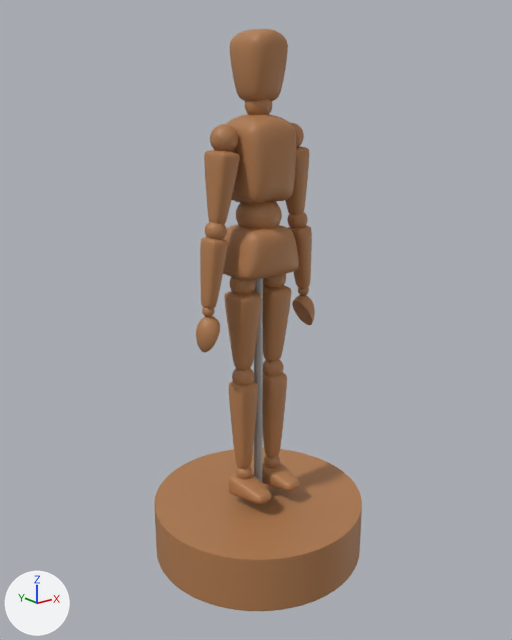
The glTF model pagina_apoyo/public/models/Mannequin-draco.glb as it was, and as the next commit left it.
One viewpoint serves both versions: a camera (50 mm lens) standing at (-3.8, -4.71, 1.61) and looking at (-0.03, 0.0, -0.28). The axes (+X, +Y, +Z) are drawn at lower left. The lights are the same throughout. Where no turn or scale is listed for an object, it has been applied to the vertices. Vertices at the same position are counted once.
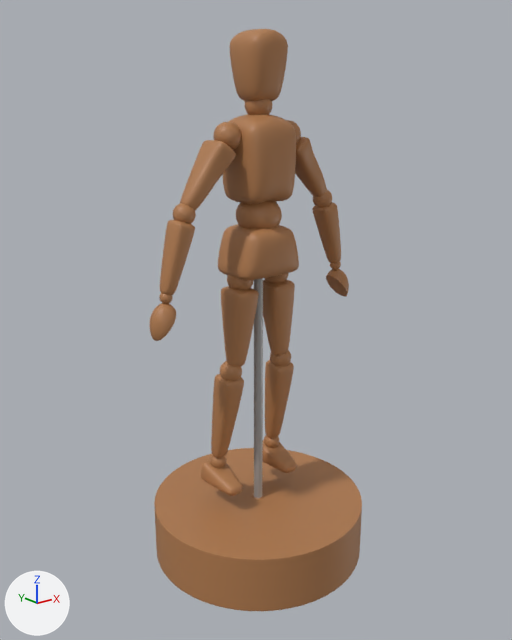
The change in detail:
me_icosphere_004 is used by ob_icosphere_004; location (0.0, 0.0, -1.55).
me_icosphere_004 had 33154 vertices, 66188 faces and spanned x -0.99..0.99, y -0.99..0.99, z -1.04..3.67.
me_icosphere_004 now has 33154 vertices, 66188 faces and spans x -1.09..1.09, y -0.99..0.99, z -1.04..3.67.
me_icosphere_004 part 1: the loose piece of 561 vertices spanning x -0.65..-0.46, y -0.11..0.11, z 1.09..1.4 is turned 9.2 degrees about the y axis through its middle, then moved by (-0.44, 0.0, 0.19).
me_icosphere_004 part 2: the loose piece of 962 vertices spanning x -0.54..-0.36, y -0.09..0.09, z 2.02..2.2 is turned 9.2 degrees about the y axis through its middle, then moved by (-0.3, 0.0, 0.16).
me_icosphere_004 part 3: the loose piece of 962 vertices spanning x -0.59..-0.49, y -0.05..0.05, z 1.39..1.5 is moved by (-0.41, 0.0, 0.19).
me_icosphere_004 part 4: the loose piece of 866 vertices spanning x -0.59..-0.38, y -0.11..0.11, z 1.46..2.06 is turned 9.2 degrees about the y axis through its middle, then moved by (-0.36, 0.0, 0.17).
me_icosphere_004 part 5: the loose piece of 561 vertices spanning x 0.46..0.65, y -0.11..0.11, z 1.09..1.4 is turned -9.2 degrees about the y axis through its middle, then moved by (0.44, 0.0, 0.19).
me_icosphere_004 part 6: the loose piece of 962 vertices spanning x 0.36..0.54, y -0.09..0.09, z 2.02..2.2 is turned -9.2 degrees about the y axis through its middle, then moved by (0.3, 0.0, 0.16).
me_icosphere_004 part 7: the loose piece of 962 vertices spanning x 0.49..0.59, y -0.05..0.05, z 1.39..1.5 is moved by (0.41, 0.0, 0.19).
me_icosphere_004 part 8: the loose piece of 866 vertices spanning x 0.38..0.59, y -0.11..0.11, z 1.46..2.06 is turned -9.2 degrees about the y axis through its middle, then moved by (0.36, 0.0, 0.17).
me_icosphere_004 part 9: the loose piece of 962 vertices spanning x -0.25..-0.1, y -0.08..0.08, z -0.27..-0.12 is copied, and the copy is multiplied about its middle by the matrix ((0.999, -0.001, 0.04), (0.008, 0.985, -0.174), (-0.039, 0.174, 0.984)), then moved by (-0.16, 0.19, 0.09); it spans x -0.41..-0.25, y 0.12..0.27, z -0.18..-0.03.
me_icosphere_004 part 10: the loose piece of 962 vertices spanning x 0.1..0.25, y -0.08..0.08, z -0.27..-0.12 is copied, and the copy is multiplied about its middle by the matrix ((0.999, 0.001, -0.04), (-0.008, 0.985, -0.174), (0.039, 0.174, 0.984)), then moved by (0.16, 0.19, 0.09); it spans x 0.25..0.4, y 0.12..0.27, z -0.18..-0.03.
me_icosphere_004 part 11: the loose piece of 866 vertices spanning x -0.3..-0.05, y -0.34..0.11, z -0.43..-0.23 is deleted.
me_icosphere_004 part 12: the loose piece of 866 vertices spanning x 0.05..0.3, y -0.34..0.11, z -0.43..-0.23 is deleted.
me_icosphere_004 part 13: 157 vertices moved within x -0.41..0.41, y -0.14..0.14, z -0.23..2.95; 12447 vertices removed from x -0.5..0.5, y -0.14..0.14, z -0.27..2.95; 12255 vertices added at x -0.77..0.77, y -0.14..0.33, z -0.34..2.97.

Where the change shows, as pixel boxes [x1, y1, x2, y2] in the pictures (512 x 640 px; the box of a moved part takes in the faces that stretch with it):
'Icosphere.004', reshaped: before [154, 29, 362, 611]; after [150, 29, 362, 611]
part 1 of me_icosphere_004, moved or reshaped: before [196, 316, 220, 352]; after [150, 303, 176, 341]
part 2 of me_icosphere_004, moved or reshaped: before [205, 222, 227, 239]; after [173, 203, 196, 224]
part 3 of me_icosphere_004, moved or reshaped: before [202, 307, 215, 317]; after [159, 293, 173, 304]
part 4 of me_icosphere_004, moved or reshaped: before [200, 237, 228, 309]; after [160, 220, 195, 295]
part 5 of me_icosphere_004, moved or reshaped: before [292, 295, 315, 325]; after [326, 269, 349, 297]
part 6 of me_icosphere_004, moved or reshaped: before [287, 212, 308, 228]; after [313, 190, 332, 207]
part 7 of me_icosphere_004, moved or reshaped: before [298, 287, 309, 296]; after [330, 261, 341, 270]
part 8 of me_icosphere_004, moved or reshaped: before [288, 225, 312, 289]; after [312, 202, 341, 263]
part 9 of me_icosphere_004, added: after [210, 455, 226, 468]
part 10 of me_icosphere_004, added: after [264, 436, 279, 448]
part 11 of me_icosphere_004, deleted (brown): before [228, 473, 272, 504]
part 12 of me_icosphere_004, deleted (brown): before [262, 462, 300, 491]
part 13 of me_icosphere_004, moved or reshaped: before [204, 122, 309, 479]; after [180, 120, 327, 496]
